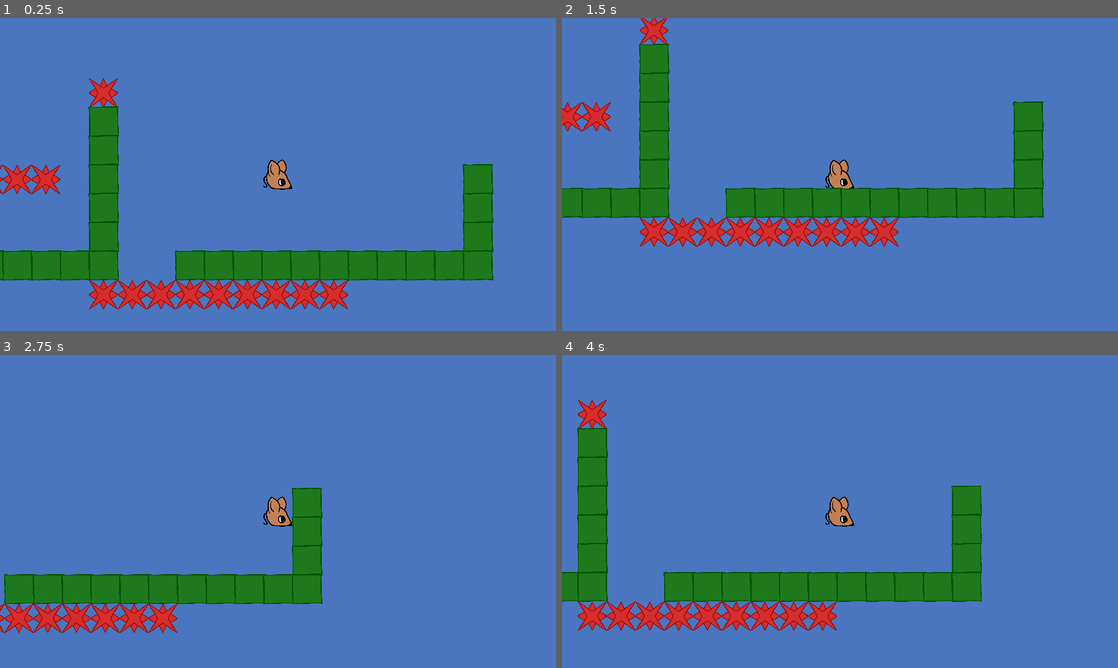
Above: before the commit, frames 1-4 (two rows, left to right).
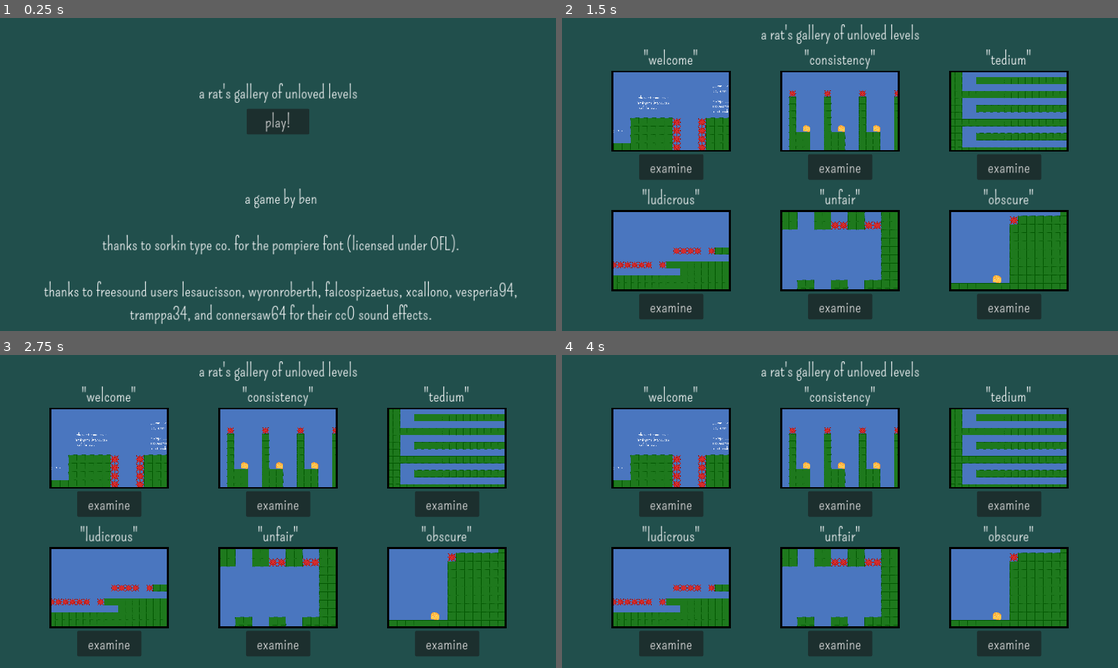
Above: after the commit, the same moments.

Repository: yourname3/jf_f24
Game: Godot game, scene res://title/title.tscn
Same seed, same stepped clock (60 frames per second), same inputs: the game is played once before the commit and once after it. Before the commit the project starts from res://level.tscn.
Inputs (mouse positions are in pixels of both pictures, inside the frame that each line leads up to):
- Up to frame 1 (0.25 s): no input
- Up to frame 2 (1.5 s): click (840, 121) at 0.5 s, where only the run after the commit has a clickable "play!"; move the mouse to (962, 158) at 1.27 s; hold D (player_right) from 1.28 s (still down); hold Z (player_grab) from 1.28 s (still down)
- Up to frame 3 (2.75 s): keep holding D (player_right); tap X (player_jump) at 1.52, 2.27 s; move the mouse to (166, 527) at 2.02 s; release Z (player_grab) at 2.03 s; tap Z (player_grab) at 2.1 s
- Up to frame 4 (4 s): move the mouse to (895, 442) at 2.77 s; release D (player_right) at 2.78 s; hold A (player_left) 2.78-3.53 s; hold Z (player_grab) 2.78-3.53 s; move the mouse to (812, 574) at 3.52 s; hold D (player_right) from 3.53 s (still down); tap Z (player_grab) at 3.6 s; tap X (player_jump) at 3.77 s

The runs differ from the first frame. In frame 1, 100% of the frame differs, in the area x 0-100%, y 0-100%; in frame 2, 83%; in frame 3, 84%; in frame 4, 84%.

Commit message:
get the thing packaged for the thing

Diff:
--- a/project.godot
+++ b/project.godot
@@ -11,7 +11,7 @@
 [application]
 
 config/name="a rat's gallery of unloved levels"
-run/main_scene="res://level.tscn"
+run/main_scene="res://title/title.tscn"
 config/features=PackedStringArray("4.3", "GL Compatibility")
 boot_splash/bg_color=Color(0.129412, 0.309804, 0.298039, 1)
 boot_splash/show_image=false
